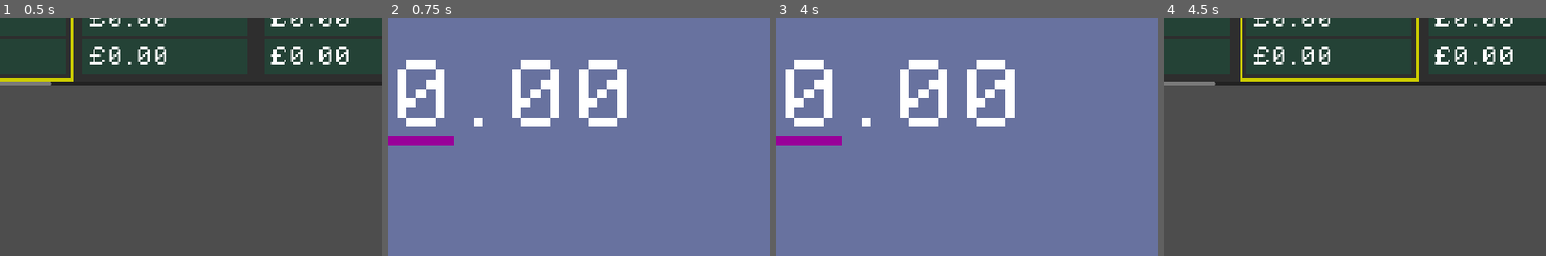
Above: before the commit, frames 1-4 (left to right).
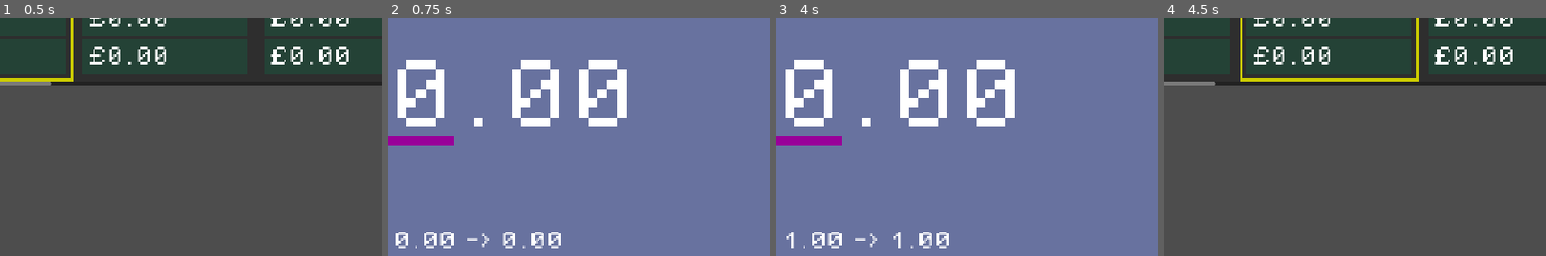
Above: after the commit, the same moments.

Repository: phrasmotica/budget-visualiser
Game: Godot game, scene res://scenes/ui/spreadsheet_ui/spreadsheet_ui.tscn
Two runs of this game, one before a commit and one after it. Both use one fixed random seed, a clock stepped at 60 frames per second and the inputs below.
Inputs:
- Up to frame 1 (0.5 s): no input
- Up to frame 2 (0.75 s): tap Enter (ui_accept) at 0.5 s; hold Right (ui_right) from 0.53 s (still down); tap Shift (bulk_modifier) at 0.6 s
- Up to frame 3 (4 s): tap Enter (ui_accept) at 0.77, 1.25, 1.52, 2, 2.75, 3.02, 3.5, 3.77 s; release Right (ui_right) at 1.28 s; hold Down (ui_down) 1.28-2.03 s; tap Shift (bulk_modifier) every 0.75 s from 1.35 to 3.6 s; hold Right (ui_right) 2.03-2.78 s; hold Up (ui_up) 2.78-3.53 s; hold Left (ui_left) from 3.53 s (still down)
- Up to frame 4 (4.5 s): keep holding Left (ui_left); tap Enter (ui_accept) at 4.25 s; tap Shift (bulk_modifier) at 4.35 s
The pictures show only the part of the screen within x 38-88%, y 34-84%; the shares and areas given below are measured in that part.

Frame 1 is identical in both runs. In frame 2, 1.0% of the frame differs, in the area x 2-46%, y 90-97%; in frame 3, 0.9%; in frame 4, nothing differs.

Commit message:
Show caption with starting amount in amount entry modal

Diff:
--- a/scenes/autoloads/budget_provider.gd
+++ b/scenes/autoloads/budget_provider.gd
@@ -52,3 +52,6 @@
 
 func get_category(index: int) -> BudgetCategory:
 	return BUDGET_CATEGORIES[index]
+
+func get_amount(category: BudgetCategory, month: BudgetMonth) -> float:
+	return _data.compute_category_expenditure_in_month(category, month)
--- a/scenes/ui/amount_entry_modal/amount_entry_modal.gd
+++ b/scenes/ui/amount_entry_modal/amount_entry_modal.gd
@@ -57,9 +57,14 @@
 		appearance.set_title(title)
 		appearance.set_sub_header(sub_header)
 
-func enable(category: BudgetCategory, month: BudgetMonth, amount: float) -> void:
+func enable(
+	category: BudgetCategory,
+	month: BudgetMonth,
+	amount: float,
+	starting_amount: float,
+) -> void:
 	if _current_state:
-		_current_state.enable(category, month, amount)
+		_current_state.enable(category, month, amount, starting_amount)
 
 func disable() -> void:
 	if _current_state:
--- a/scenes/ui/amount_entry_modal/amount_entry_modal.tscn
+++ b/scenes/ui/amount_entry_modal/amount_entry_modal.tscn
@@ -16,11 +16,12 @@
 title = "Edit Amount"
 metadata/_edit_horizontal_guides_ = [300.0]
 
-[node name="Appearance" type="Node" parent="." node_paths=PackedStringArray("header_label", "sub_header_label", "edit_major", "edit_minor")]
+[node name="Appearance" type="Node" parent="." node_paths=PackedStringArray("header_label", "sub_header_label", "caption_label", "edit_major", "edit_minor")]
 unique_name_in_owner = true
 script = ExtResource("2_dmink")
 header_label = NodePath("../MarginContainer/VBoxContainer/HeaderLabel")
 sub_header_label = NodePath("../MarginContainer/VBoxContainer/SubHeaderLabel")
+caption_label = NodePath("../MarginContainer/VBoxContainer/CaptionLabel")
 edit_major = NodePath("../MarginContainer/VBoxContainer/HBoxContainer/AmountEditMajor")
 edit_minor = NodePath("../MarginContainer/VBoxContainer/HBoxContainer/AmountEditMinor")
 
@@ -54,6 +55,7 @@
 [node name="SubHeaderLabel" type="Label" parent="MarginContainer/VBoxContainer"]
 layout_mode = 2
 theme_override_font_sizes/font_size = 32
+text = "<sub-header>"
 horizontal_alignment = 1
 
 [node name="Spacer2" type="Control" parent="MarginContainer/VBoxContainer"]
@@ -75,3 +77,13 @@
 
 [node name="AmountEditMinor" parent="MarginContainer/VBoxContainer/HBoxContainer" instance=ExtResource("2_8gaj6")]
 layout_mode = 2
+
+[node name="Spacer3" type="Control" parent="MarginContainer/VBoxContainer"]
+custom_minimum_size = Vector2(0, 84)
+layout_mode = 2
+size_flags_vertical = 3
+
+[node name="CaptionLabel" type="Label" parent="MarginContainer/VBoxContainer"]
+layout_mode = 2
+theme_override_font_sizes/font_size = 32
+horizontal_alignment = 1
--- a/scenes/ui/amount_entry_modal/amount_entry_modal_appearance.gd
+++ b/scenes/ui/amount_entry_modal/amount_entry_modal_appearance.gd
@@ -7,6 +7,9 @@
 
 @export
 var sub_header_label: Label
+
+@export
+var caption_label: Label
 
 @export
 var edit_major: AmountEdit
@@ -21,6 +24,10 @@
 func set_sub_header(sub_header: String) -> void:
 	if sub_header_label:
 		sub_header_label.text = sub_header
+
+func set_caption(caption: String) -> void:
+	if caption_label:
+		caption_label.text = caption
 
 func for_shown() -> void:
 	if edit_major:
--- a/scenes/ui/amount_entry_modal/states/amount_entry_modal_state.gd
+++ b/scenes/ui/amount_entry_modal/states/amount_entry_modal_state.gd
@@ -25,7 +25,12 @@
 ) -> void:
 	state_transition_requested.emit(new_state, state_data)
 
-func enable(_category: BudgetCategory, _month: BudgetMonth, _amount: float) -> void:
+func enable(
+	_category: BudgetCategory,
+	_month: BudgetMonth,
+	_amount: float,
+	_starting_amount: float,
+) -> void:
 	pass
 
 func disable() -> void:
--- a/scenes/ui/amount_entry_modal/states/amount_entry_modal_state_data.gd
+++ b/scenes/ui/amount_entry_modal/states/amount_entry_modal_state_data.gd
@@ -1,6 +1,7 @@
 class_name AmountEntryModalStateData
 
 var _sub_header := ""
+var _caption := ""
 var _amount := 0.0
 
 static func build() -> AmountEntryModalStateData:
@@ -13,6 +14,13 @@
 func get_sub_header() -> String:
 	return _sub_header
 
+func with_caption(caption: String) -> AmountEntryModalStateData:
+	_caption = caption
+	return self
+
+func get_caption() -> String:
+	return _caption
+
 func with_amount(amount: float) -> AmountEntryModalStateData:
 	_amount = amount
 	return self
--- a/scenes/ui/amount_entry_modal/states/amount_entry_modal_state_hidden.gd
+++ b/scenes/ui/amount_entry_modal/states/amount_entry_modal_state_hidden.gd
@@ -6,9 +6,15 @@
 
 	_amount_entry_modal.hide()
 
-func enable(category: BudgetCategory, month: BudgetMonth, amount: float) -> void:
+func enable(
+	category: BudgetCategory,
+	month: BudgetMonth,
+	amount: float,
+	starting_amount: float,
+) -> void:
 	var state_data := AmountEntryModalStateData.build() \
 		.with_sub_header("%s - %s" % [category.name, month.name]) \
+		.with_caption("%.2f -> %.2f" % [starting_amount, starting_amount]) \
 		.with_amount(amount)
 
 	transition_state(AmountEntryModal.State.SHOWN, state_data)
--- a/scenes/ui/amount_entry_modal/states/amount_entry_modal_state_shown.gd
+++ b/scenes/ui/amount_entry_modal/states/amount_entry_modal_state_shown.gd
@@ -7,10 +7,13 @@
 	_amount_entry_modal.show()
 
 	_appearance.set_sub_header(_state_data.get_sub_header())
+	_appearance.set_caption(_state_data.get_caption())
 	_appearance.for_shown()
 
 	var amount := _state_data.get_amount()
 	_set_amount(amount)
+
+	# TODO: update the caption whenever the amount in the AmountEdits changes...
 
 func _process(_delta: float) -> void:
 	if Input.is_action_just_released("ui_focus_next"):
--- a/scenes/ui/spreadsheet_ui/states/spreadsheet_ui_state_idle.gd
+++ b/scenes/ui/spreadsheet_ui/states/spreadsheet_ui_state_idle.gd
@@ -55,7 +55,8 @@
 func _show_modal() -> void:
 	var category := _year_grid.get_highlighted_category()
 	var month := _year_grid.get_highlighted_month()
+	var starting_amount := BudgetProvider.get_amount(category, month)
 
-	_amount_entry_modal.enable(category, month, 0.0)
+	_amount_entry_modal.enable(category, month, 0.0, starting_amount)
 
 	transition_state(SpreadsheetUI.State.DISABLED)
--- a/scripts/data/budget_data.gd
+++ b/scripts/data/budget_data.gd
@@ -31,6 +31,16 @@
 
 	return _add_amounts(transactions)
 
+func compute_category_expenditure_in_month(
+	category: BudgetCategory,
+	month: BudgetMonth,
+) -> float:
+	var transactions := all_transactions \
+		.filter(func(t: BudgetTransaction): return t.category == category) \
+		.filter(func(t: BudgetTransaction): return t.month == month)
+
+	return _add_amounts(transactions)
+
 func compute_month_expenditure(
 	month: BudgetMonth,
 ) -> float:
